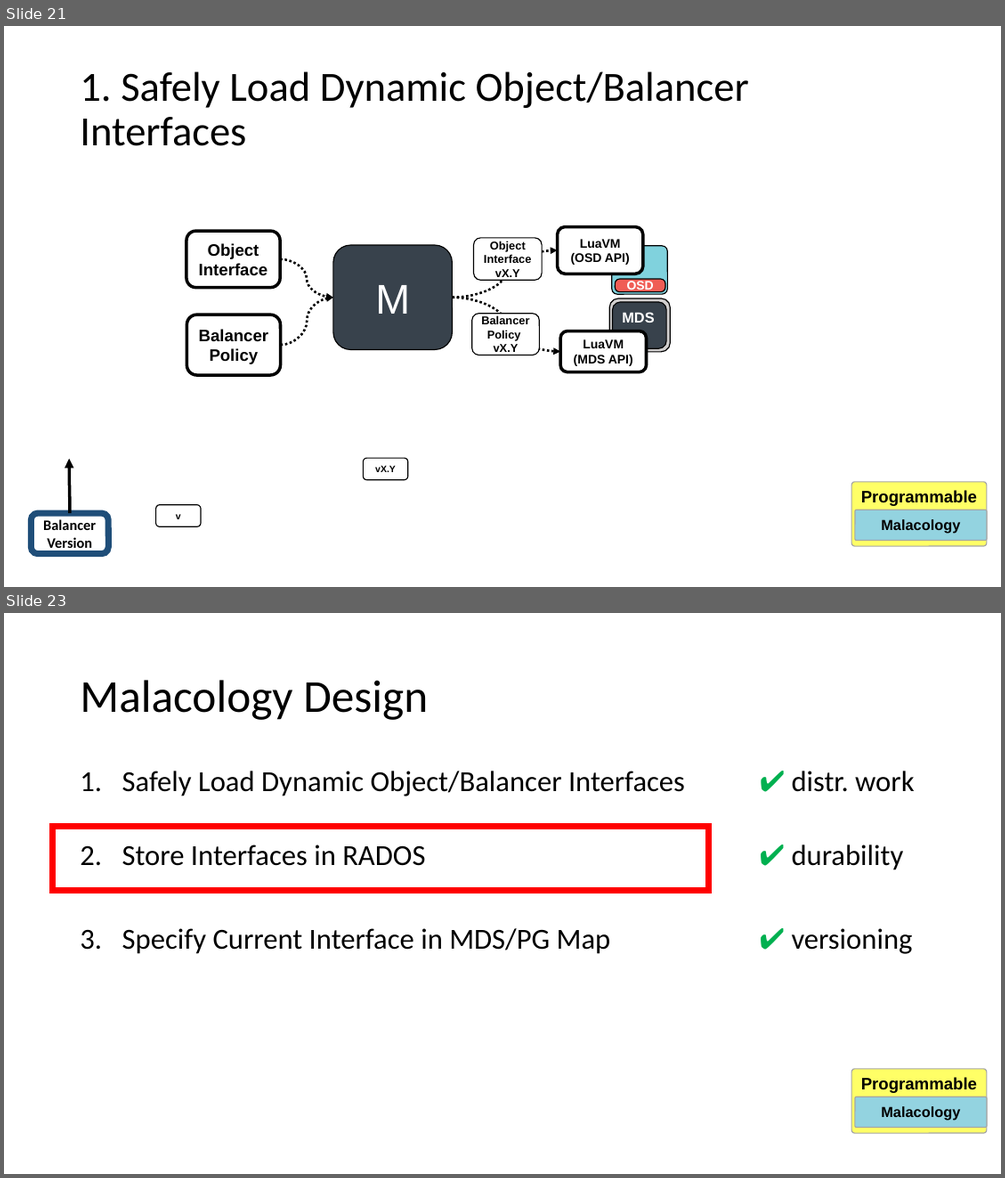
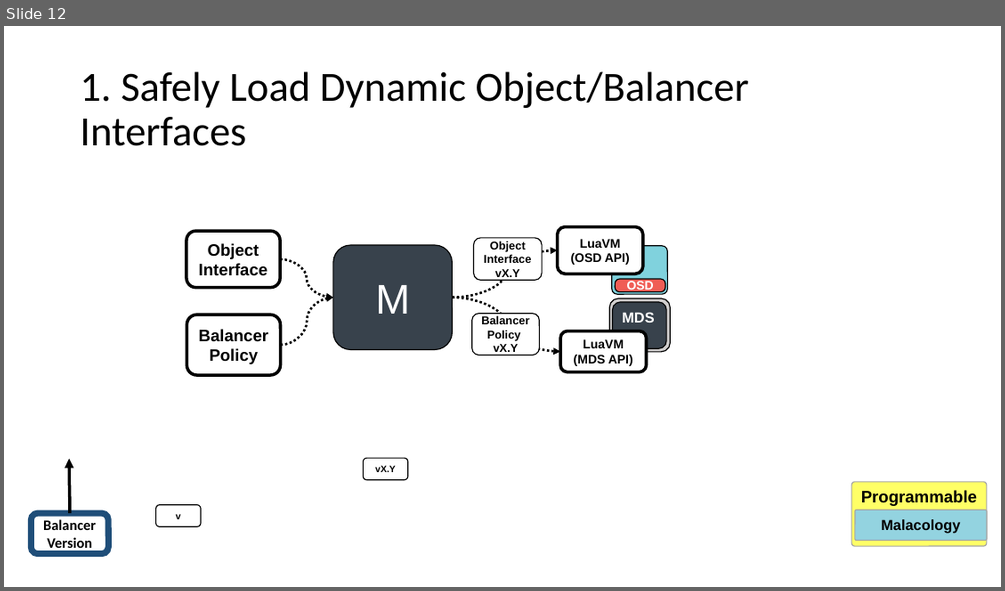
Before and after one commit to michaelsevilla/malacology-popper, a slide deck: paper/figures/figures.pptx. Shown one above the other, each under a label of ours: slides 21 and 23 before the commit, slide 12 after it; the slides between them are not shown. The pictures are 1005x1178 and 1005x591 pixels, drawn with LibreOffice and Linux fonts; fonts in the diff are those of the drawing; background and template pictures are left out. Boxes give left, top, right and bottom in pixels: in the first picture for what was removed or moved away, otherwise in the second. Text is boxed around its words. In the diff, an @@ line names an element or a change of style, - is before the commit and + after.

```diff
--- a/paper/figures/figures.pptx
+++ b/paper/figures/figures.pptx
@@ slide 23 removed at (x1=4, y1=613, x2=1001, y2=1174), background #FFFFFF; not listed: 2 template elements that a slide beside it also shows @@
@@ title removed at (x1=80, y1=680, x2=428, y2=720) @@
-Malacology Design
@@ text removed at (x1=122, y1=771, x2=914, y2=954) @@
-1. Safely Load Dynamic Object/Balancer Interfaces ✔ distr. work
-2. Store Interfaces in RADOS ✔ durability
-3. Specify Current Interface in MDS/PG Map ✔ versioning
@@ rectangle removed at (x1=52, y1=826, x2=708, y2=891) @@
@@ what was slide 21 is now slide 12 @@
```
Also in this commit, not shown: 2 slides added, 27 other slides removed, 3 other files.
